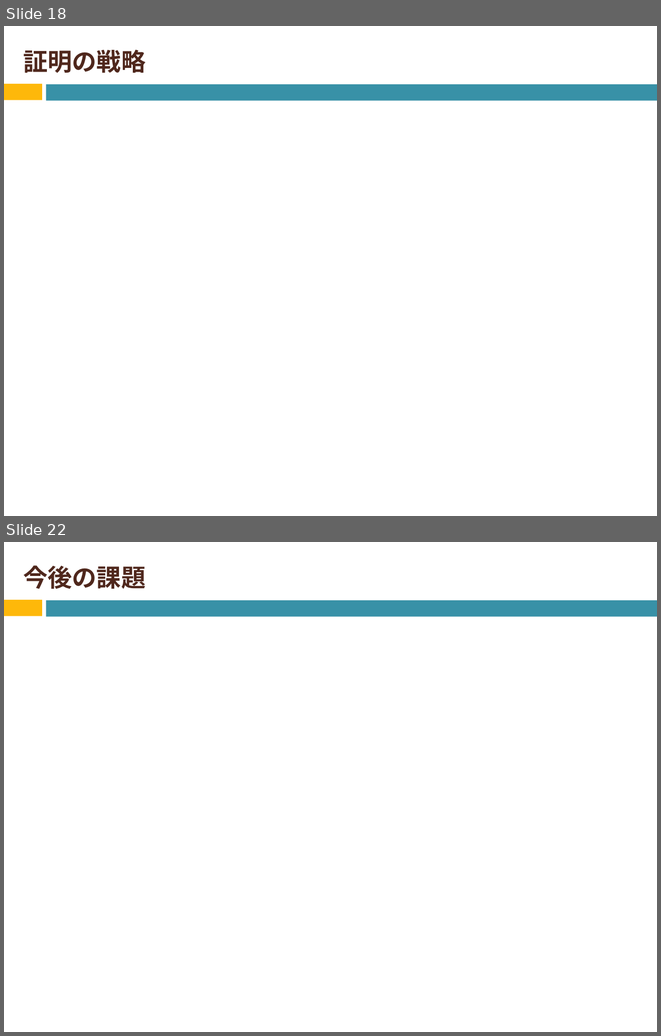
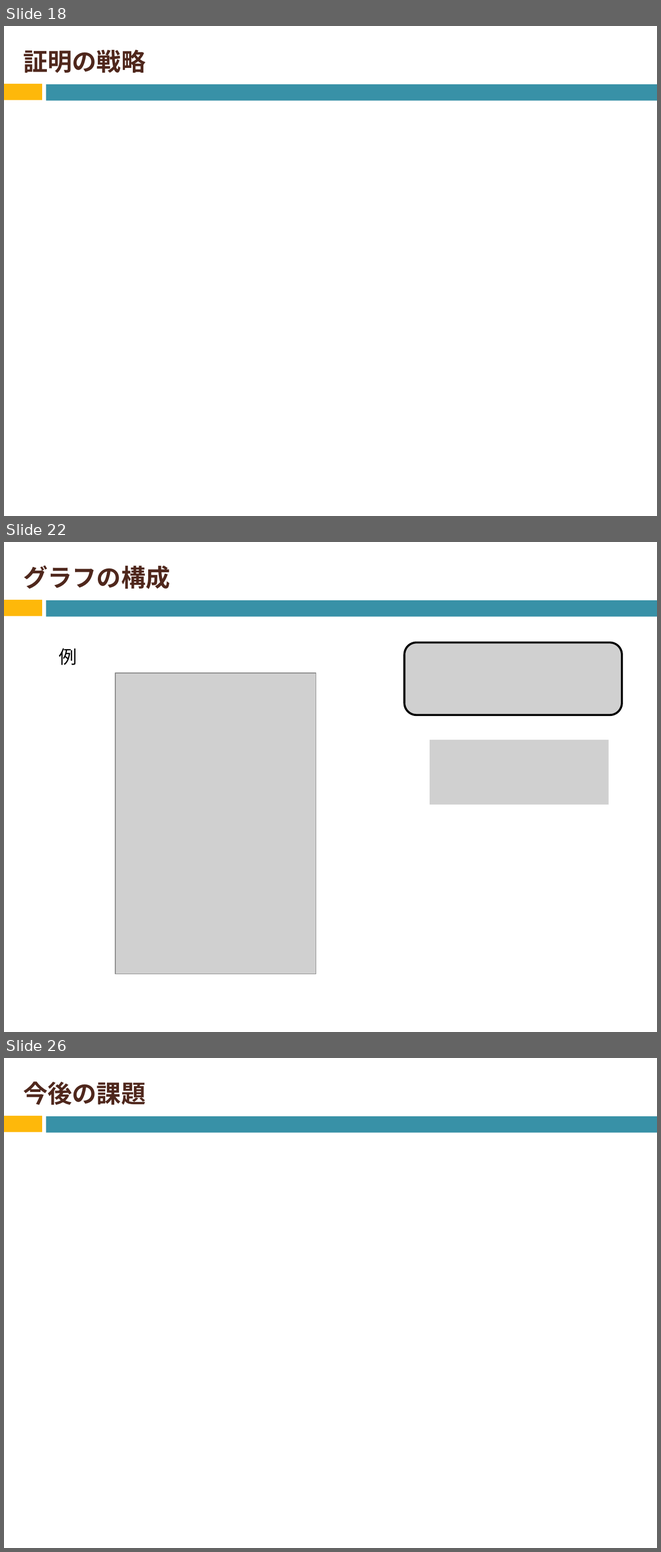
Before and after one commit to Izulabo-nitech/Distributed_Complexity_of_k-Maximal_Independent_Set_Verification, a slide deck: chukan/chukan2020_sato.pptx. Shown one above the other, each under a label of ours: slides 18 and 22 before the commit, slides 18, 22 and 26 after it; the slides between them are not shown. The pictures are 661x1036 and 661x1552 pixels, drawn with LibreOffice and Linux fonts; fonts in the diff are those of the drawing; grey boxes stand for pictures. Boxes give left, top, right and bottom in pixels: in the first picture for what was removed or moved away, otherwise in the second. Text is boxed around its words. In the diff, an @@ line names an element or a change of style, - is before the commit and + after.

Commit message:
グラフ追加

```diff
--- a/chukan/chukan2020_sato.pptx
+++ b/chukan/chukan2020_sato.pptx
@@ slide 22 added at (4,542,657,1032), background #FFFFFF; not listed: 2 template elements that a slide beside it also shows @@
@@ title added at (23,565,170,589), 27 pt, text #4F271C, bold @@
+グラフの構成
@@ text added at (59,648,77,665), 20 pt, text #000000 @@
+例
@@ picture added at (404,643,621,715) @@
@@ picture added at (115,672,316,973) @@
@@ picture added at (430,740,609,804) @@
@@ what was slide 22 is now slide 26 @@
```
Also in this commit, not shown: 3 slides changed, 6 other slides added.
